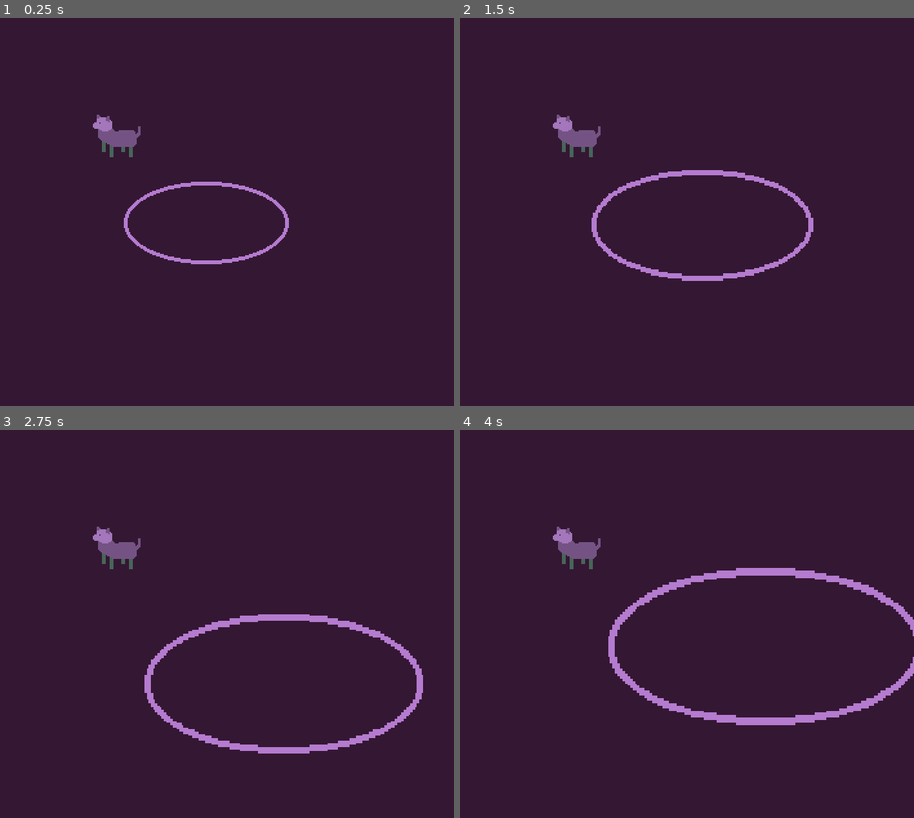
Above: before the commit, frames 1-4 (two rows, left to right).
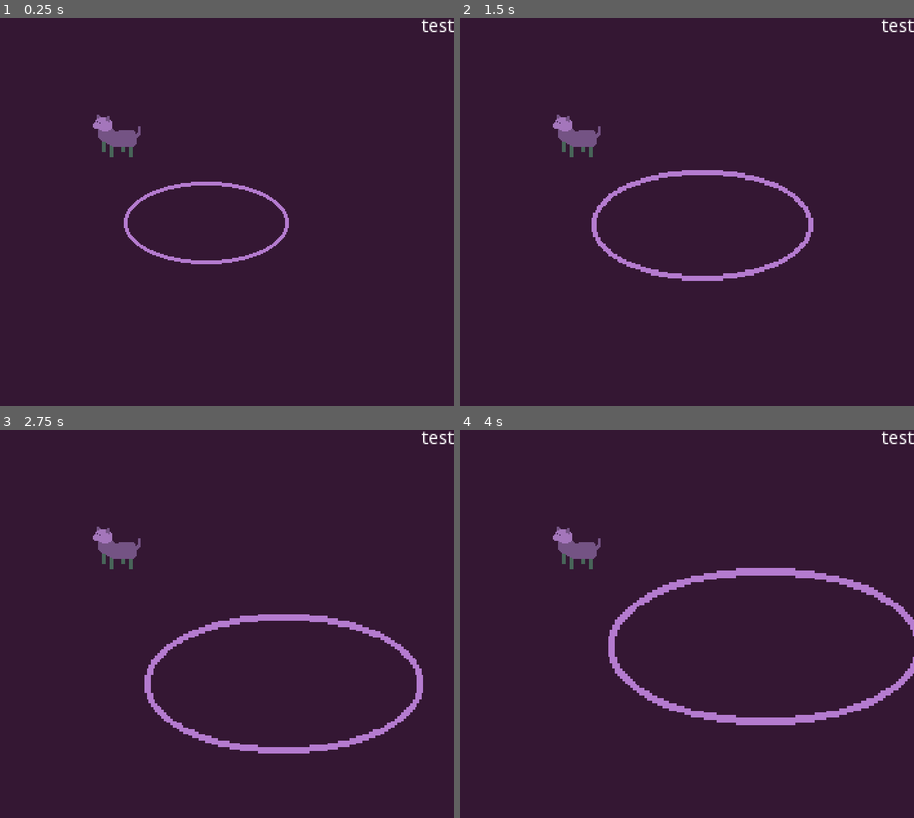
Above: after the commit, the same moments.

Repository: joemahon89/LDJAM47-Space-Cowboy
Game: Godot game, scene res://scenes/main.tscn
Same seed, same stepped clock (60 frames per second), same inputs: the game is played once before the commit and once after it.
Inputs:
- Up to frame 1 (0.25 s): no input
- Up to frame 2 (1.5 s): tap Enter at 0.5 s; hold Right (lasso_right) 0.53-1.28 s; hold = (lasso_grow) 0.53-1.28 s; hold S (lasso_down) from 1.28 s (still down); tap - (lasso_shrink) at 1.35 s
- Up to frame 3 (2.75 s): release S (lasso_down) at 2.03 s; hold Right (lasso_right) from 2.03 s (still down); hold = (lasso_grow) from 2.03 s (still down)
- Up to frame 4 (4 s): release Right (lasso_right) at 2.78 s; release = (lasso_grow) at 2.78 s; hold Up (lasso_up) 2.78-3.53 s; tap - (lasso_shrink) at 2.85 s; hold A (lasso_left) from 3.53 s (still down); hold = (lasso_grow) from 3.53 s (still down)

The runs differ from the first frame. In frame 1, 0.1% of the frame differs, in the area x 21-100%, y 0-27%; in frame 2, 0.1%; in frame 3, 0.1%; in frame 4, 0.1%.

Commit message:
Added detectioon of creatures inside lasso

Diff:
--- a/scenes/lasso.gd
+++ b/scenes/lasso.gd
@@ -8,8 +8,10 @@
 # Chnage damp (1 for speedy, 2 for slow)
 
 var scale_speed = 0.5
+var inside_lasso = []
 onready var area2d_node = get_node("Area2D")
 onready var sprite_node = get_node("Sprite")
+
 
 # Called when the node enters the scene tree for the first time.
 func _ready():
@@ -46,5 +48,17 @@
 		sprite_node.scale.x += scale_speed * delta
 		sprite_node.scale.y += scale_speed * delta
 
+	#print(self.linear_velocity)
 
-	print(self.linear_velocity)
+
+
+
+func _on_Area2D_area_entered(area):
+	inside_lasso.append(area)
+	print("IN", inside_lasso)
+
+
+
+func _on_Area2D_area_exited(area):
+	inside_lasso.remove(inside_lasso.find(area))
+	print("IN", inside_lasso)
--- a/scenes/lasso.tscn
+++ b/scenes/lasso.tscn
@@ -20,3 +20,5 @@
 [node name="lasso_col" type="CollisionShape2D" parent="Area2D"]
 scale = Vector2( 6, 6 )
 shape = SubResource( 1 )
+[connection signal="area_entered" from="Area2D" to="." method="_on_Area2D_area_entered"]
+[connection signal="area_exited" from="Area2D" to="." method="_on_Area2D_area_exited"]
--- a/scenes/main.tscn
+++ b/scenes/main.tscn
@@ -7,6 +7,53 @@
 [node name="Node2D" type="Node2D"]
 script = ExtResource( 2 )
 
+[node name="Container" type="VBoxContainer" parent="."]
+anchor_right = 1.0
+anchor_bottom = 1.0
+margin_right = 360.0
+margin_bottom = 360.0
+size_flags_horizontal = 3
+size_flags_vertical = 3
+__meta__ = {
+"_edit_use_anchors_": false
+}
+
+[node name="label_01" type="Label" parent="Container"]
+margin_right = 360.0
+margin_bottom = 14.0
+text = "test"
+align = 2
+__meta__ = {
+"_edit_use_anchors_": false
+}
+
+[node name="label_02" type="Label" parent="Container"]
+margin_top = 18.0
+margin_right = 360.0
+margin_bottom = 32.0
+align = 2
+__meta__ = {
+"_edit_use_anchors_": false
+}
+
+[node name="label_03" type="Label" parent="Container"]
+margin_top = 36.0
+margin_right = 360.0
+margin_bottom = 50.0
+align = 2
+__meta__ = {
+"_edit_use_anchors_": false
+}
+
+[node name="label_04" type="Label" parent="Container"]
+margin_top = 54.0
+margin_right = 360.0
+margin_bottom = 68.0
+align = 2
+__meta__ = {
+"_edit_use_anchors_": false
+}
+
 [node name="YSort" type="YSort" parent="."]
 sort_enabled = false
 
Binary file changed: sprites/creature_01.png
